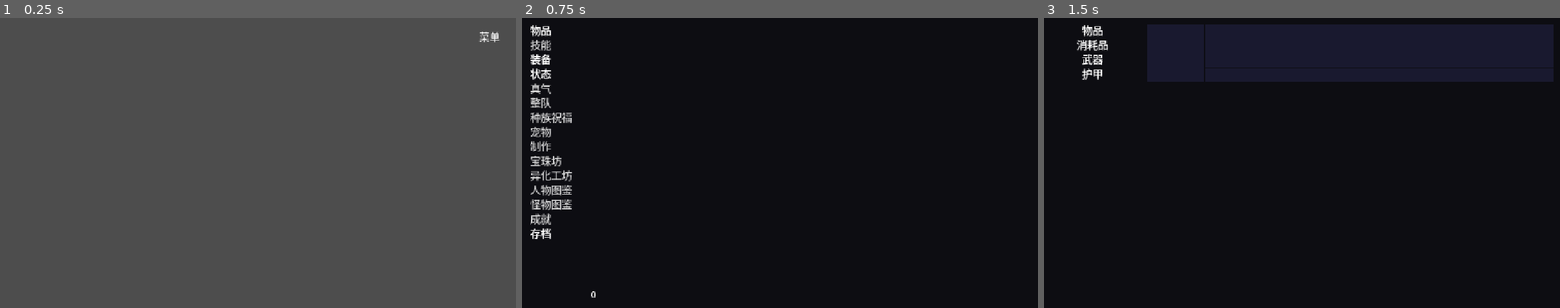
Above: before the commit, frames 1-3 (left to right).
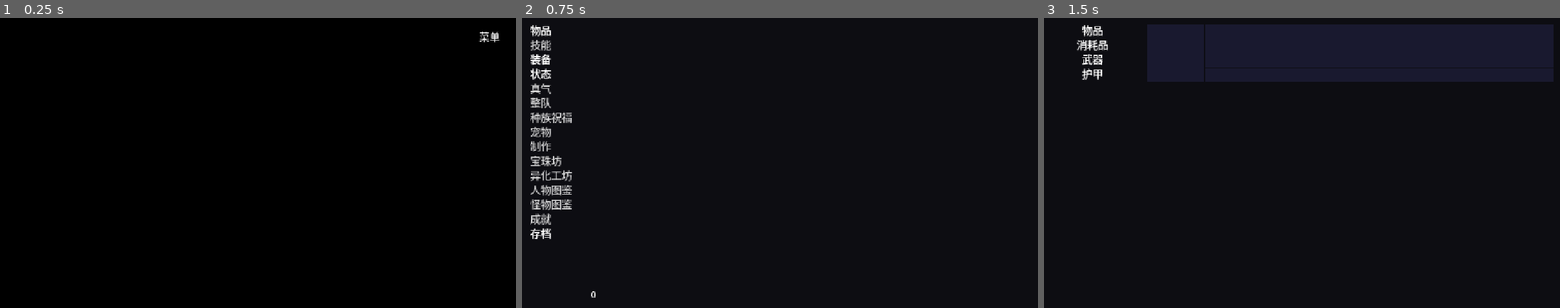
Above: after the commit, the same moments.

Repository: luiluu/PlayAgain-xiyou-godot
Game: Godot game, scene res://tests/xiyou_flow.tscn
The game is run twice, just before and just after one commit, with the same random seed, the same clock (stepped at 60 frames per second) and the same inputs. This scene is started directly instead of the project's main scene.
Inputs (mouse positions are in pixels of both pictures, inside the frame that each line leads up to):
- Up to frame 1 (0.25 s): no input
- Up to frame 2 (0.75 s): click "菜单" at 0.5 s
- Up to frame 3 (1.5 s): tap Enter (ui_accept) at 1.25 s; move the mouse to (1302, 163) at 1.27 s; hold Right (ui_right) from 1.28 s (still down); tap Keypad Enter at 1.35 s; click (1302, 163) at 1.42 s

The runs differ from the first frame. In frame 1, 100% of the frame differs, in the area x 0-100%, y 0-100%; in frame 2, nothing differs; in frame 3, nothing differs.
Error in both runs: Trying to return a value of type "Nil" from a function whose return type is "Dictionary". (res://modes/xiyou/core/xdb.gd:37)

Commit message:
WIP（暂停）：开局选项合并（YEP_X_ExtMesPack1，存档位 10 项）、MOG_TreasurePopup 获得提示、小地图黑底；测试补选项合并与提示；交接板写明停点与开局被动差异
执行者: Claude
核查: 待Codex

Co-Authored-By: Claude Opus 5.5 <noreply@anthropic.com>

Diff:
--- a/03_再刷重制_Godot/01_Godot工程/modes/xiyou/map/map_scene.gd
+++ b/03_再刷重制_Godot/01_Godot工程/modes/xiyou/map/map_scene.gd
@@ -26,6 +26,8 @@
 var encounter_count := 0
 var skipped_log: Array = []
 var toasts: Array = []              # 出现过的提示文字（测试核对用）
+var popups: Array = []              # 出现过的获得提示文字（测试核对用）
+var _pending_popups: Array = []     # 本帧获得的物品（MOG_TreasurePopup 按帧成批，序号决定错开）
 var _bgm_name := ""
 var _menu_open := false
 
@@ -36,6 +38,15 @@
 
 
 func _ready() -> void:
+	# MV 画面底色为黑：比画面小的地图（开局 Map001/002 为 17×13）四周是黑的
+	var backdrop := CanvasLayer.new()
+	backdrop.layer = -100
+	var black := ColorRect.new()
+	black.color = Color.BLACK
+	black.set_anchors_and_offsets_preset(Control.PRESET_FULL_RECT)
+	black.mouse_filter = Control.MOUSE_FILTER_IGNORE
+	backdrop.add_child(black)
+	add_child(backdrop)
 	ui = CanvasLayer.new()
 	ui.layer = 10
 	add_child(ui)
@@ -166,6 +177,8 @@
 		s.x = player.grid.x
 		s.y = player.grid.y
 		s.direction = player.direction
+	if not _pending_popups.is_empty():
+		_flush_popups()
 	if not busy and not _menu_open and player:
 		_check_autorun()
 	if not busy and Input.is_action_just_pressed("ui_cancel") and not XMessageBox.consumed_input_this_frame():
@@ -436,6 +449,37 @@
 	return text
 
 
+## MOG_TreasurePopup：在 ID 为 event_id 的事件处浮出「图标 名字 x 数量」。事件按 ID 在当前地图上找（场所移动后旧事件的
+## 后续指令也照此找新地图上同 ID 的事件，与原版相同）；该事件未放到地图上时用地图数据里的初始格子。
+func treasure_popup(rec: Dictionary, amount: int, event_id: int) -> void:
+	_pending_popups.append([rec, amount, event_id])
+
+
+func _flush_popups() -> void:
+	var list := _pending_popups
+	_pending_popups = []
+	for i in range(list.size()):
+		var at = _event_screen_pos(int(list[i][2]))
+		if at == null:
+			continue
+		var pop := XTreasurePopup.new()
+		pop.z_index = 60
+		pop.setup(list[i][0], int(list[i][1]), at, i, list.size())
+		add_child(pop)
+		popups.append(pop.text())
+
+
+## Game_CharacterBase.screenX/screenY 的世界坐标：格子中心、脚下减行走图偏移 6（物件不减）
+func _event_screen_pos(id: int):
+	for e in events:
+		if e.event_id == id:
+			return e.position - Vector2(0, 0.0 if e.is_object() else 6.0)
+	for ev in map_data.get("events", []):
+		if ev is Dictionary and int(ev.id) == id:
+			return Vector2((float(ev.x) + 0.5) * TS, (float(ev.y) + 1.0) * TS - 6.0)
+	return null
+
+
 ## DataManager.saveGame(固定存档位)
 func save_game(slot: int) -> bool:
 	return slot > 0 and XSave.save(slot)
--- a/03_再刷重制_Godot/01_Godot工程/modes/xiyou/map/mv_interpreter.gd
+++ b/03_再刷重制_Godot/01_Godot工程/modes/xiyou/map/mv_interpreter.gd
@@ -41,6 +41,37 @@
 	finished.emit()
 
 
+## YEP_X_ExtMesPack1 setupExtendedChoices：同一缩进上一组选项结束（404）后紧跟另一组「显示选项」时并成一个窗口，
+## 删去中间的 404 与 102、后面的选项分支（402）续编号；后一组的默认项与取消项按前面已有的项数平移。
+## 与原版一样直接改指令列表（同一事件再次执行时已是合并后的样子）。ci 为第一组 102 的位置。
+func _merge_choices(ci: int) -> void:
+	var params: Array = list[ci].parameters
+	var indent := int(list[ci].indent)
+	var total := 0
+	var i := ci + 1
+	while i < list.size():
+		var c: Dictionary = list[i]
+		if int(c.indent) == indent:
+			if int(c.code) == 404 and not (i + 1 < list.size() and int(list[i + 1].code) == 102):
+				break
+			elif int(c.code) == 102:
+				var cp: Array = c.parameters
+				if int(cp[2]) >= 0:
+					params[2] = int(cp[2]) + total
+				if int(cp[1]) >= 0:
+					params[1] = int(cp[1]) + total
+				elif int(cp[1]) == -2:
+					params[1] = -2
+				params[0].append_array(cp[0])
+				list.remove_at(i - 1)
+				list.remove_at(i - 1)
+				i -= 2
+			elif int(c.code) == 402:
+				c.parameters[0] = total
+				total += 1
+		i += 1
+
+
 ## Game_Interpreter.setupChoices：[选项, 取消类型, 默认, 位置, 背景]
 func _choice_params(msg: Dictionary, cp: Array) -> void:
 	msg.choices = cp[0]
@@ -78,6 +109,7 @@
 				msg.lines.append(str(list[index].parameters[0]))
 			if index + 1 < list.size() and int(list[index + 1].code) == 102:
 				index += 1
+				_merge_choices(index)
 				_choice_params(msg, list[index].parameters)
 				_branch[int(list[index].indent)] = await host.show_message(msg)
 			elif index + 1 < list.size() and int(list[index + 1].code) == 103:
@@ -87,7 +119,8 @@
 				await host.show_message(msg)
 		102:
 			var msg := {}
-			_choice_params(msg, p)
+			_merge_choices(index)
+			_choice_params(msg, list[index].parameters)
 			_branch[indent] = await host.show_message(msg)
 		103:
 			await _number_input({}, p)
@@ -147,13 +180,16 @@
 		125:
 			var v := _operand(int(p[1]), int(p[2]))
 			state().gain_gold(v if int(p[0]) == 0 else -v)
+			_treasure_popup({}, v if int(p[0]) == 0 else -v)
 		126:
 			var n := _operand(int(p[2]), int(p[3]))
 			state().gain_item(int(p[0]), n if int(p[1]) == 0 else -n)
+			_treasure_popup(XDB.rec("Items", int(p[0])), n if int(p[1]) == 0 else -n)
 			host.refresh_events()
 		127, 128:
 			var n := _operand(int(p[2]), int(p[3]))
 			state().gain_gear("weapon" if int(c.code) == 127 else "armor", int(p[0]), n if int(p[1]) == 0 else -n)
+			_treasure_popup(XDB.rec("Weapons" if int(c.code) == 127 else "Armors", int(p[0])), n if int(p[1]) == 0 else -n)
 		129:
 			if int(p[1]) == 0:
 				state().add_actor(int(p[0]))
@@ -288,6 +324,12 @@
 	skipped.append({"code": 356, "text": line.left(80)})
 
 
+## MOG_TreasurePopup：数量为正、本事件（按 ID）在当前地图上时浮出获得提示
+func _treasure_popup(rec: Dictionary, amount: int) -> void:
+	if amount > 0 and event_id > 0 and host.has_method("treasure_popup"):
+		host.treasure_popup(rec, amount, event_id)
+
+
 func _operand(type: int, value: int) -> int:
 	return int(state().variable(value)) if type != 0 else value
 
--- /dev/null
+++ b/03_再刷重制_Godot/01_Godot工程/modes/xiyou/map/treasure_popup.gd
@@ -0,0 +1,66 @@
+class_name XTreasurePopup
+extends Node2D
+## MOG_TreasurePopup：事件指令获得物品/武器/护甲/金钱（125～128，数量 > 0）时，在触发事件的位置浮出「图标 名字 x 数量」
+## （金钱只写数量、图标 416）。同一帧获得的几样按序号 fx 往上错开 20 像素、依次多停 15 帧。
+## 参数照正式版：字号 25、偏移 Y −32、上浮 1 像素/帧、淡入 15 帧（每帧 +17）、停留 15＋(总数−序号−1)×15 帧、之后每帧 −8 淡出。
+## 位置是地图世界坐标（随地图卷动），画法：图标 (0,0)，名字 x 36、宽 145（Bitmap 150×32 的 drawText）。
+
+const FONT_SIZE := 25
+const OFFSET_Y := -32.0
+const SPEED_Y := 1.0
+const FADE_IN := 15
+const WAIT := 15
+const FADE_SPEED := 8
+const SPACE := 20.0
+const GOLD_ICON := 416
+
+var rec: Dictionary = {}
+var amount := 0
+var _wait_in := FADE_IN
+var _wait_hold := 0
+var _alpha := 0.0
+## 图标纹理存在成员里：_draw 里临时建的 AtlasTexture 用完即释放，会画成白块（同 XMVCanvas._keep）
+var _icon: Texture2D
+
+
+## at：事件的 screenX/screenY（世界坐标，脚下中心再减行走图偏移）
+func setup(item: Dictionary, n: int, at: Vector2, fx: int, total: int) -> void:
+	rec = item
+	amount = n
+	var wd := XUI.font().get_string_size(text(), HORIZONTAL_ALIGNMENT_LEFT, -1, FONT_SIZE).x
+	position = Vector2(at.x - (32 + 12 + wd) / 2.0, at.y - 32 + OFFSET_Y - fx * SPACE)
+	_wait_hold = WAIT + (total * WAIT - fx * WAIT)
+	_icon = XUI.icon_texture(int(rec.get("iconIndex", 0)) if not rec.is_empty() else GOLD_ICON)
+
+
+func text() -> String:
+	return "%s x %d" % [str(rec.get("name", "")), amount] if not rec.is_empty() else str(amount)
+
+
+func _physics_process(_delta: float) -> void:
+	if _wait_in > 0:
+		_wait_in -= 1
+		_alpha = minf(255.0, _alpha + 17.0)
+	elif _wait_hold > 0:
+		_wait_hold -= 1
+	else:
+		position.y -= SPEED_Y
+		_alpha = maxf(0.0, _alpha - FADE_SPEED)
+		if _alpha <= 0.0:
+			queue_free()
+	queue_redraw()
+
+
+func _draw() -> void:
+	var a := _alpha / 255.0
+	if _icon:
+		draw_texture(_icon, Vector2.ZERO, Color(1, 1, 1, a))
+	var font := XUI.font()
+	var t := text()
+	var w := font.get_string_size(t, HORIZONTAL_ALIGNMENT_LEFT, -1, FONT_SIZE).x
+	var sx := minf(1.0, 145.0 / maxf(w, 1.0))
+	var base := 32.0 - (32.0 - FONT_SIZE * 0.7) / 2.0
+	draw_set_transform(Vector2(36, base), 0.0, Vector2(sx, 1.0))
+	draw_string_outline(font, Vector2.ZERO, t, HORIZONTAL_ALIGNMENT_LEFT, -1, FONT_SIZE, 4, Color(0, 0, 0, 0.5 * a))
+	draw_string(font, Vector2.ZERO, t, HORIZONTAL_ALIGNMENT_LEFT, -1, FONT_SIZE, Color(1, 1, 1, a))
+	draw_set_transform(Vector2.ZERO)
--- a/03_再刷重制_Godot/01_Godot工程/tests/xiyou_flow.gd
+++ b/03_再刷重制_Godot/01_Godot工程/tests/xiyou_flow.gd
@@ -93,6 +93,9 @@
 	var s := XState.current
 	_check("opening_choices", s.fixed_save_slot() == 1 and s.difficulty == 3 and s.actor_name == "测试玩家" and s.switch(682), [s.fixed_save_slot(), s.difficulty, s.actor_name])
 	_check("opening_party", s.party == [1, 8, 10, 9], s.party)
+	# MOG_TreasurePopup：Map002 事件的「伙伴号角：里德 +1」在场所移动之后执行，提示浮在 Map221 同 ID（2）的雕像处（下一帧成批出现）
+	await _frames(2)
+	_check("opening_popup_horn", map.popups.has("伙伴号角：里德 x 1"), map.popups)
 	await _frames(10)
 	await _shot("02b_教派选择.png")
 	# 求道者雕像 → 方桌大厅；首次到达的自动事件存到 1 号存档位并按难度学被动
@@ -112,6 +115,7 @@
 	_check("companion_passives", s.actor(9).skill_ids.has(5548) and s.actor(9).skill_ids.has(6168) and not s.actor(9).skill_ids.has(2571))
 	_check("opening_saved_slot1", XSave.exists(1) and map.toasts.has("存档成功，储存到了1号存档！"), map.toasts)
 	_check("opening_vars", s.variable(20) == 1 and s.variable(14) == 1 and s.self_switch(4, 20, "A"))
+	_check("opening_popup_hub", map.popups.has("指路灯 x 1") and map.popups.has("难度修正 x 1"), map.popups)
 	print("opening skipped: ", JSON.stringify(map.skipped_log.map(func(r): return "%d %s" % [r.code, r.text])).left(1500))
 	_check("hub_start_pos", map.player.grid == Vector2i(14, 23), map.player.grid)
 	_check("hub_door_present", _event(map, 36) != null)
--- a/03_再刷重制_Godot/01_Godot工程/tests/xiyou_script.gd
+++ b/03_再刷重制_Godot/01_Godot工程/tests/xiyou_script.gd
@@ -92,6 +92,17 @@
 	s.add_actor(8)
 	it = await run_list([{"code": 356, "indent": 0, "parameters": ["Difficulty SetID 5"]}, {"code": 318, "indent": 0, "parameters": [0, 0, 0, 2571]}, {"code": 318, "indent": 0, "parameters": [0, 8, 1, 2571]}, {"code": 0, "indent": 0, "parameters": []}])
 	check("plugin_difficulty_and_skills", s.difficulty == 5 and s.actor(1).skill_ids.has(2571) and not s.actor(8).skill_ids.has(2571) and it.skipped.is_empty())
+	# YEP_X_ExtMesPack1 连续选项合并：Map001 两组 5 个存档位并成 10 项，分支续编号 0～9，默认第 1 项
+	var map1: Dictionary = XDB.map(1)
+	var ev_list: Array = map1.events[1].pages[0].list.duplicate(true)
+	var ci := ev_list.find_custom(func(c): return int(c.code) == 102)
+	var merger := MVInterpreter.new(self, 1, 1, ev_list)
+	merger._merge_choices(ci)
+	var branches := []
+	for c in ev_list:
+		if int(c.code) == 402 and int(c.indent) == int(ev_list[ci].indent) and ev_list.find(c) < ev_list.find_custom(func(x): return int(x.code) == 404 and int(x.indent) == int(ev_list[ci].indent)):
+			branches.append(int(c.parameters[0]))
+	check("merge_save_choices", ev_list[ci].parameters[0].size() == 10 and str(ev_list[ci].parameters[0][9]) == "10号存档" and branches == range(10) and int(ev_list[ci].parameters[2]) == 0, [ev_list[ci].parameters, branches])
 	# 存读档保留 actor_ops、名字、标记；读档后新建的角色照样补上
 	var d: Dictionary = JSON.parse_string(JSON.stringify(s.to_dict()))
 	var r := XState.from_dict(d)
Not shown, added: 03_再刷重制_Godot/01_Godot工程/modes/xiyou/map/treasure_popup.gd.uid
Not shown, changed: 00_项目管理/交接板.md
